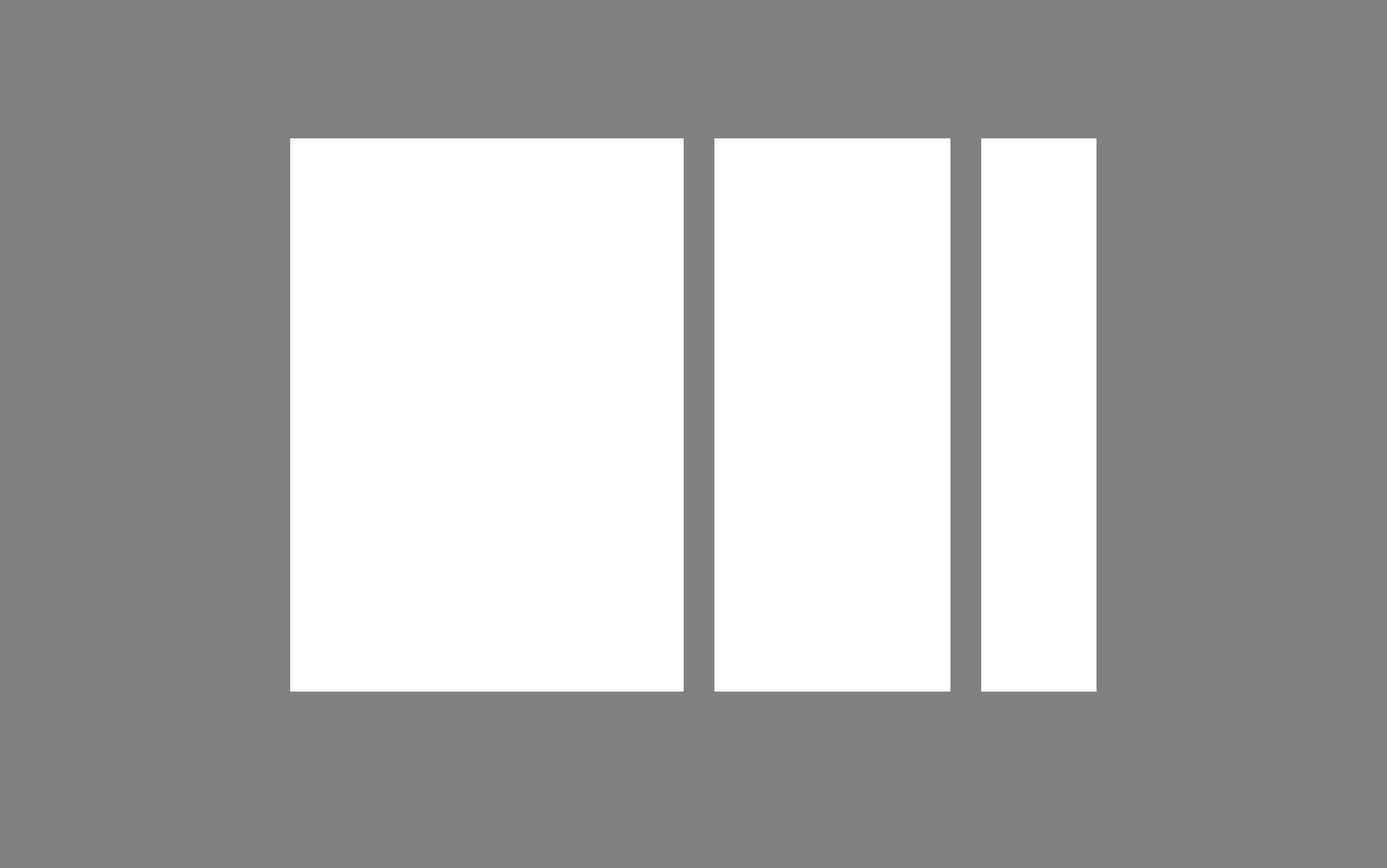
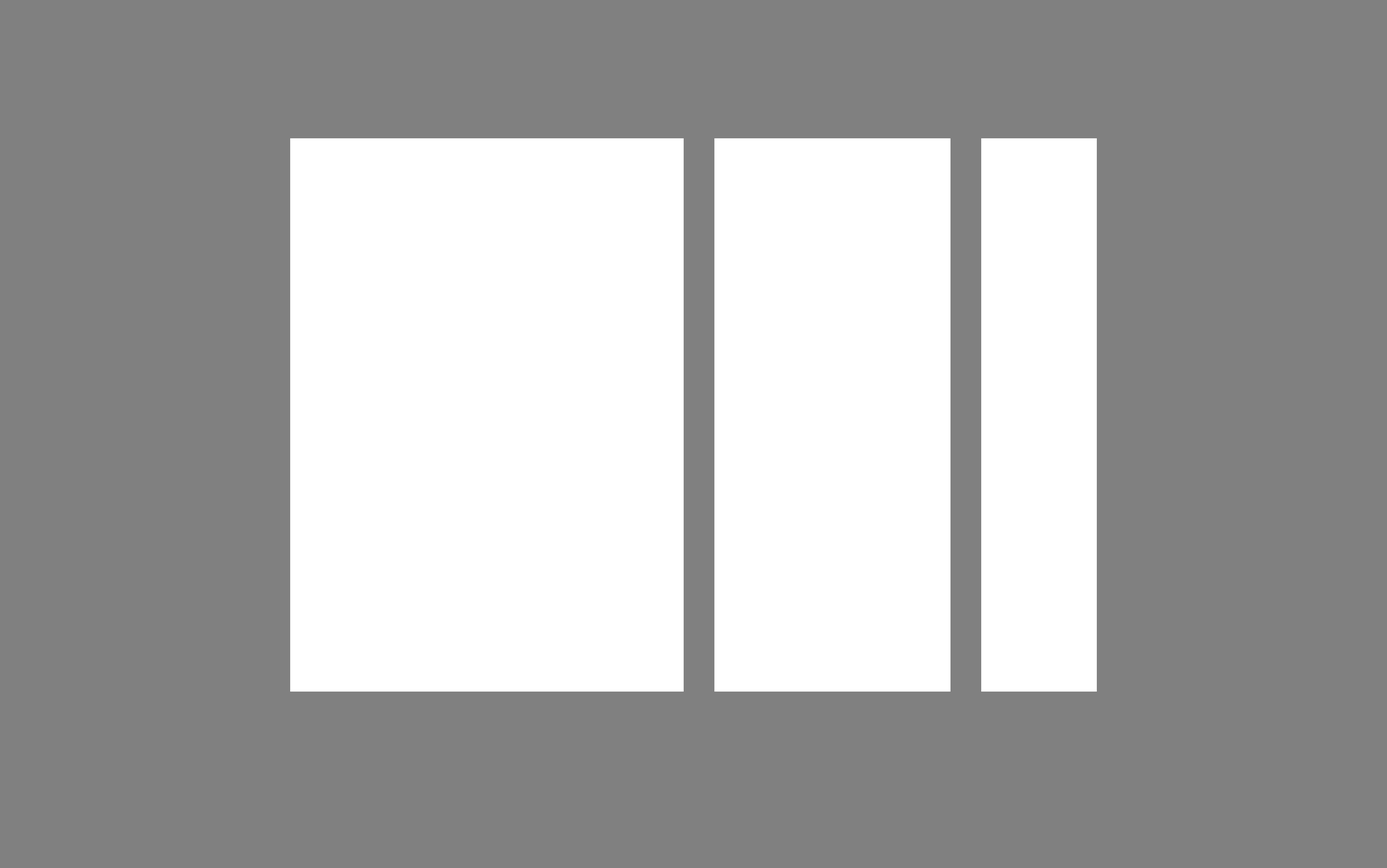
Two versions of the same layered image (1387x868). Layer-by-layer changes:
pixels changed over box(1096, 138, 1097, 692) (layer not identified)
